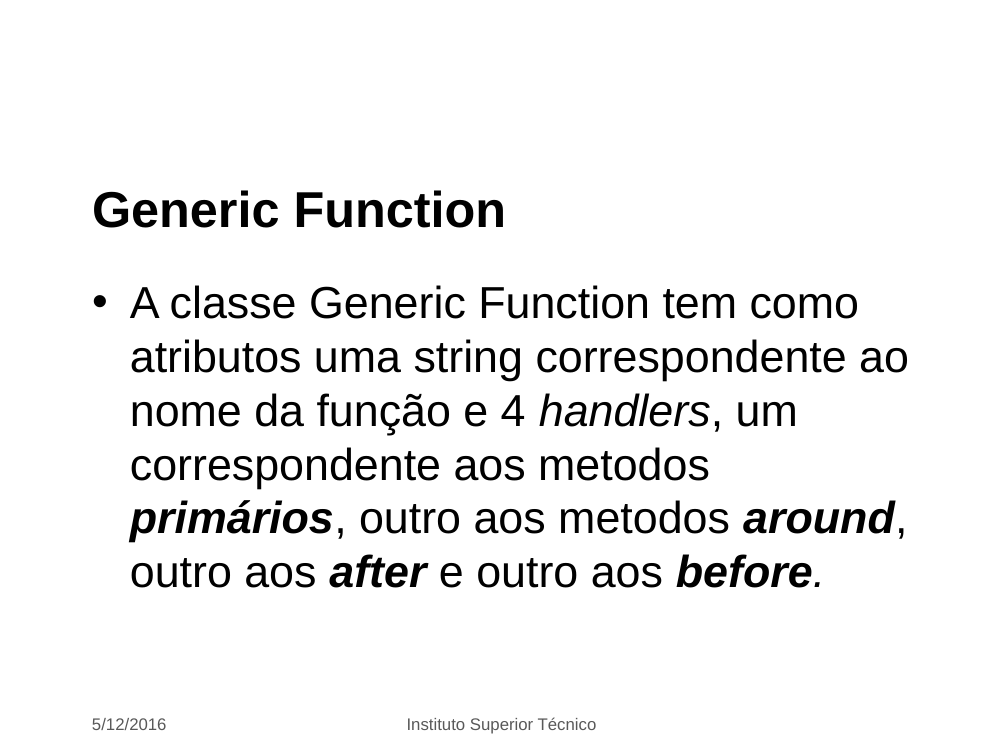
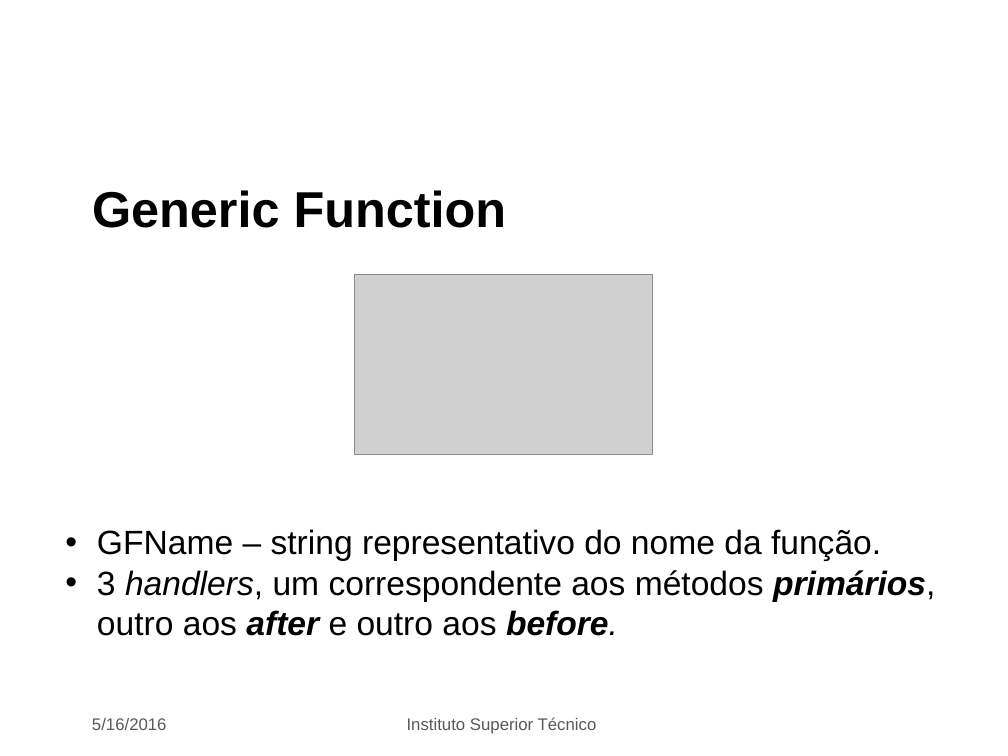
Before and after one commit to GAC27/PAva, a slide deck: slide 10 of p2.pptx. Drawn at 1008x756 pixels with LibreOffice and Linux fonts; fonts in the diff are those of the drawing; grey boxes stand for pictures; background and template pictures are left out. Boxes give left, top, right and bottom in pixels: in the first picture for what was removed or moved away, otherwise in the second. Text is boxed around its words. In the diff, an @@ line names an element or a change of style, - is before the commit and + after.

```diff
--- a/p2.pptx
+++ b/p2.pptx
@@ text removed at box(130, 285, 909, 588) @@
-• A classe Generic Function tem como atributos uma string correspondente ao nome da função e 4 handlers, um correspondente aos metodos primários, outro aos metodos around, outro aos after e outro aos before.
@@ picture added at box(355, 274, 653, 455) @@
@@ text added at box(97, 529, 935, 636), 24 pt, text #000000 @@
+• GFName – string representativo do nome da função.
+• 3 handlers, um correspondente aos métodos primários, outro aos after e outro aos before.
@@ text at box(92, 718, 167, 730): text changed @@
-5/12/2016
+5/16/2016
```
Also in this commit, not shown: 16 other slides changed, 3 other files.
